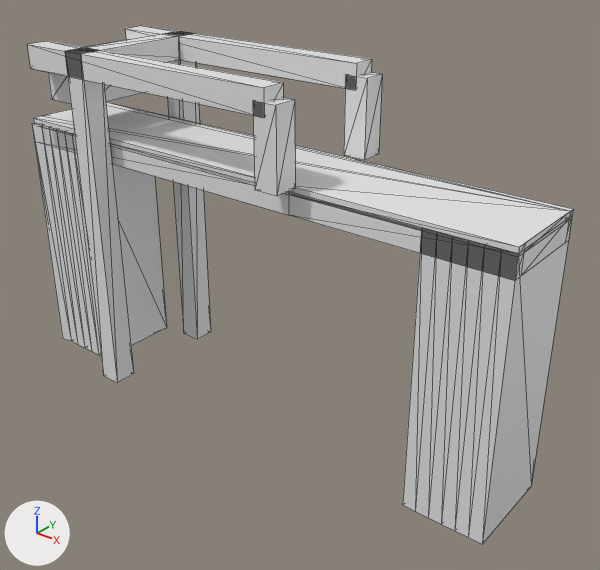
An edit to the glTF model models/moergestel/moergestel-heizenschedijk-brug/moergestel-heizenschedijk-brug.glb, drawn before and after from the same camera.
Before and after are seen from a camera (50 mm lens) standing at (19.0, -21.4, 9.1) and looking at (1.5, 0.4, -4.4). Every picture has the same lights, and +X, +Y and +Z are marked at lower left. The picture after the commit comes second. Mesh edges are drawn as thin lines.

Before the edit, the objects in view are built like this:
```python
ob_building_balans = bpy.data.objects.new('building:balans', me_balans)
ob_building_balans.location = (0.0, 0.0, 0.0)
ob_building_balans_2 = bpy.data.objects.new('building:balans 2', me_balans_2)
ob_building_balans_2.location = (0.0, 0.0, 0.0)
ob_building_contragewicht = bpy.data.objects.new('building:contragewicht', me_contragewicht)
ob_building_contragewicht.location = (0.0, 0.0, 0.0)
ob_building_hamei = bpy.data.objects.new('building:hamei', me_hamei)
ob_building_hamei.location = (0.0, 0.0, 0.0)
ob_building_hamei_2 = bpy.data.objects.new('building:hamei 2', me_hamei_2)
ob_building_hamei_2.location = (0.0, 0.0, 0.0)
ob_building_hangstang = bpy.data.objects.new('building:hangstang', me_hangstang)
ob_building_hangstang.location = (0.0, 0.0, 0.0)
ob_building_hangstang_2 = bpy.data.objects.new('building:hangstang 2', me_hangstang_2)
ob_building_hangstang_2.location = (0.0, 0.0, 0.0)
ob_building_portaal = bpy.data.objects.new('building:portaal', me_portaal)
ob_building_portaal.location = (0.0, 0.0, 0.0)
ob_road_landhoofd__aangenomen__2 = bpy.data.objects.new('road:landhoofd (aangenomen) 2', me_landhoofd__aangenomen__2)
ob_road_landhoofd__aangenomen__2.location = (0.0, 0.0, 0.0)
# also in view: 'road:dek' at (0.0, 0.0, -0.2); 'road:landhoofd (aangenomen)' at (-9.3, -0.1, -4.9); 'road:fietspad' at (0.0, 0.0, 0.2)
```
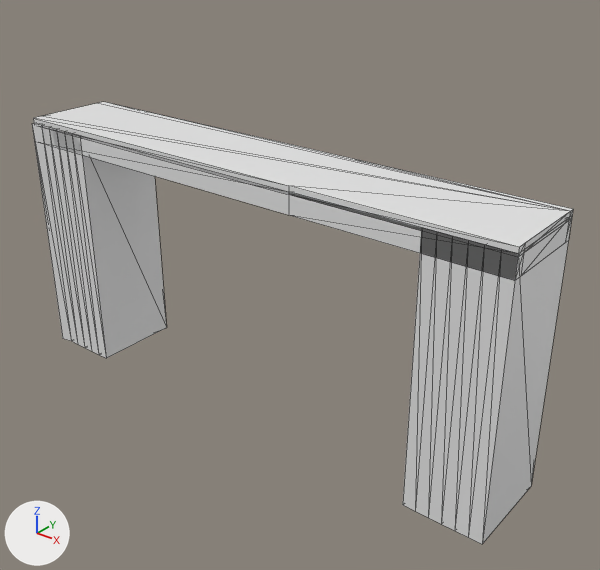
What differs and where, as boxes [x1, y1, x2, y2] in the pictures (600 x 570 px):
```json
{"object": "building:hamei 2", "change": "deleted", "before": [65, 49, 134, 383]}
{"object": "building:balans 2", "change": "deleted", "before": [27, 41, 283, 118]}
{"object": "building:balans", "change": "deleted", "before": [125, 26, 372, 90]}
{"object": "building:hamei", "change": "deleted", "before": [166, 31, 211, 339]}
{"object": "building:hangstang 2", "change": "deleted", "before": [253, 97, 295, 196]}
{"object": "building:hangstang", "change": "deleted", "before": [344, 72, 382, 160]}
{"object": "building:portaal", "change": "deleted", "before": [76, 33, 183, 62]}
{"object": "building:contragewicht", "change": "deleted", "before": [48, 40, 144, 104]}
```

The change, as JSON lines over the scene's bpy script:
```json
{"op": "remove", "block": "ob_building_hamei", "code": ["ob_building_hamei = bpy.data.objects.new('building:hamei', me_hamei)", "ob_building_hamei.location = (0.0, 0.0, 0.0)"]}
{"op": "remove", "block": "ob_building_hamei_2", "code": ["ob_building_hamei_2 = bpy.data.objects.new('building:hamei 2', me_hamei_2)", "ob_building_hamei_2.location = (0.0, 0.0, 0.0)"]}
{"op": "remove", "block": "ob_building_portaal", "code": ["ob_building_portaal = bpy.data.objects.new('building:portaal', me_portaal)", "ob_building_portaal.location = (0.0, 0.0, 0.0)"]}
{"op": "remove", "block": "ob_building_balans", "code": ["ob_building_balans = bpy.data.objects.new('building:balans', me_balans)", "ob_building_balans.location = (0.0, 0.0, 0.0)"]}
{"op": "remove", "block": "ob_building_hangstang", "code": ["ob_building_hangstang = bpy.data.objects.new('building:hangstang', me_hangstang)", "ob_building_hangstang.location = (0.0, 0.0, 0.0)"]}
{"op": "remove", "block": "ob_building_balans_2", "code": ["ob_building_balans_2 = bpy.data.objects.new('building:balans 2', me_balans_2)", "ob_building_balans_2.location = (0.0, 0.0, 0.0)"]}
{"op": "remove", "block": "ob_building_hangstang_2", "code": ["ob_building_hangstang_2 = bpy.data.objects.new('building:hangstang 2', me_hangstang_2)", "ob_building_hangstang_2.location = (0.0, 0.0, 0.0)"]}
{"op": "remove", "block": "ob_building_contragewicht", "code": ["ob_building_contragewicht = bpy.data.objects.new('building:contragewicht', me_contragewicht)", "ob_building_contragewicht.location = (0.0, 0.0, 0.0)"]}
```
